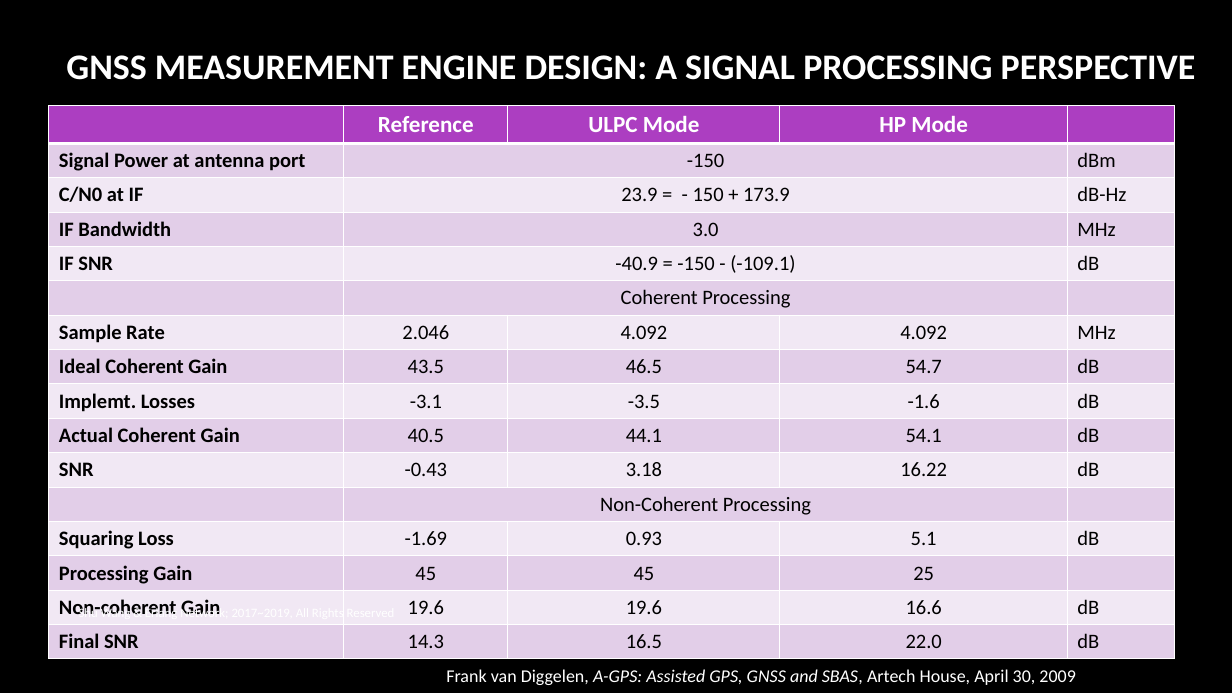
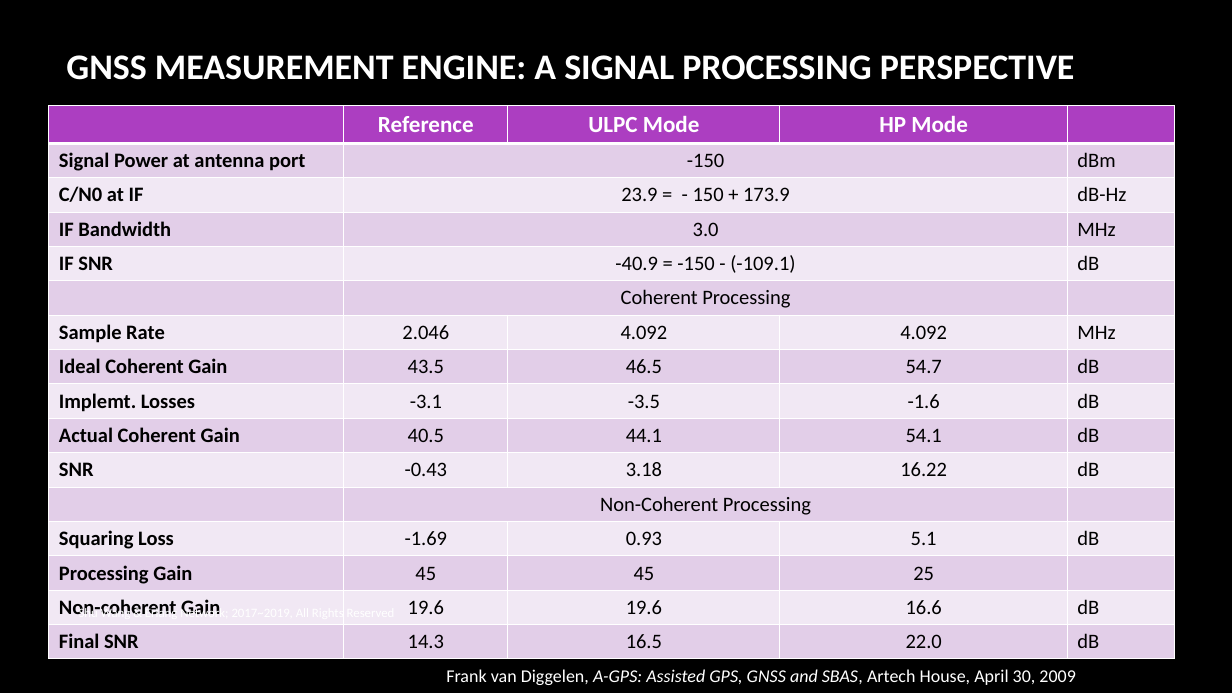
Before and after one commit to shuwang1/GNSS_Perspectives, a slide deck: slide 5 of GNSS Measurement Engine System Design - Communication Engineering Perspective R3.pptx. Drawn at 1232x693 pixels with LibreOffice and Linux fonts; fonts in the diff are those of the drawing; background and template pictures are left out. Boxes give left, top, right and bottom in pixels: in the first picture for what was removed or moved away, otherwise in the second. Text is boxed around its words. In the diff, an @@ line names an element or a change of style, - is before the commit and + after.

```diff
--- a/GNSS Measurement Engine System Design - Communication Engineering Perspective R3.pptx
+++ b/GNSS Measurement Engine System Design - Communication Engineering Perspective R3.pptx
@@ title at box(66, 55, 1075, 80): text changed @@
-GNSS MEASUREMENT ENGINE DESIGN: A SIGNAL PROCESSING PERSPECTIVE
+GNSS MEASUREMENT ENGINE: A SIGNAL PROCESSING PERSPECTIVE
```
Also in this commit, not shown: 2 other slides changed, 2 other files.
